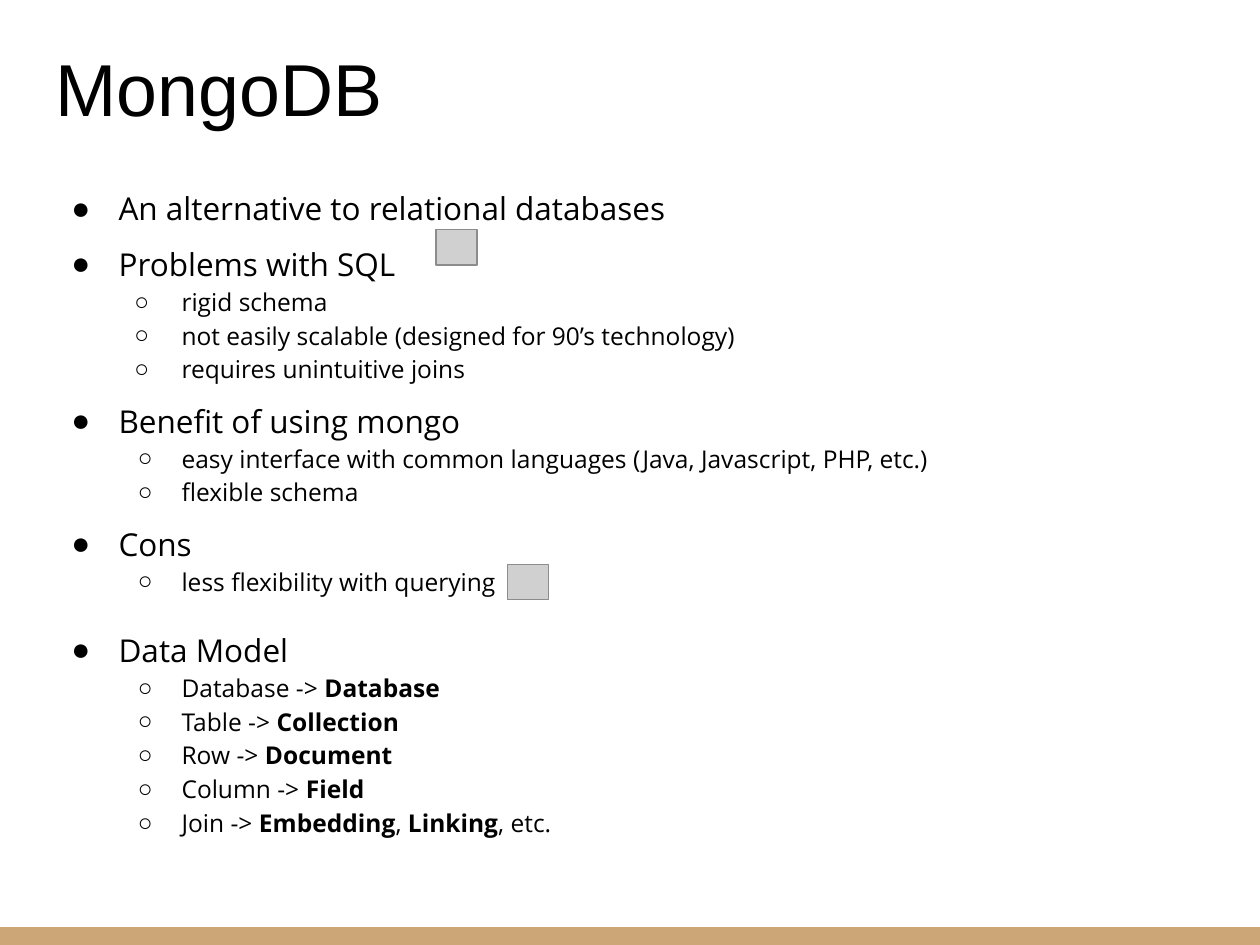
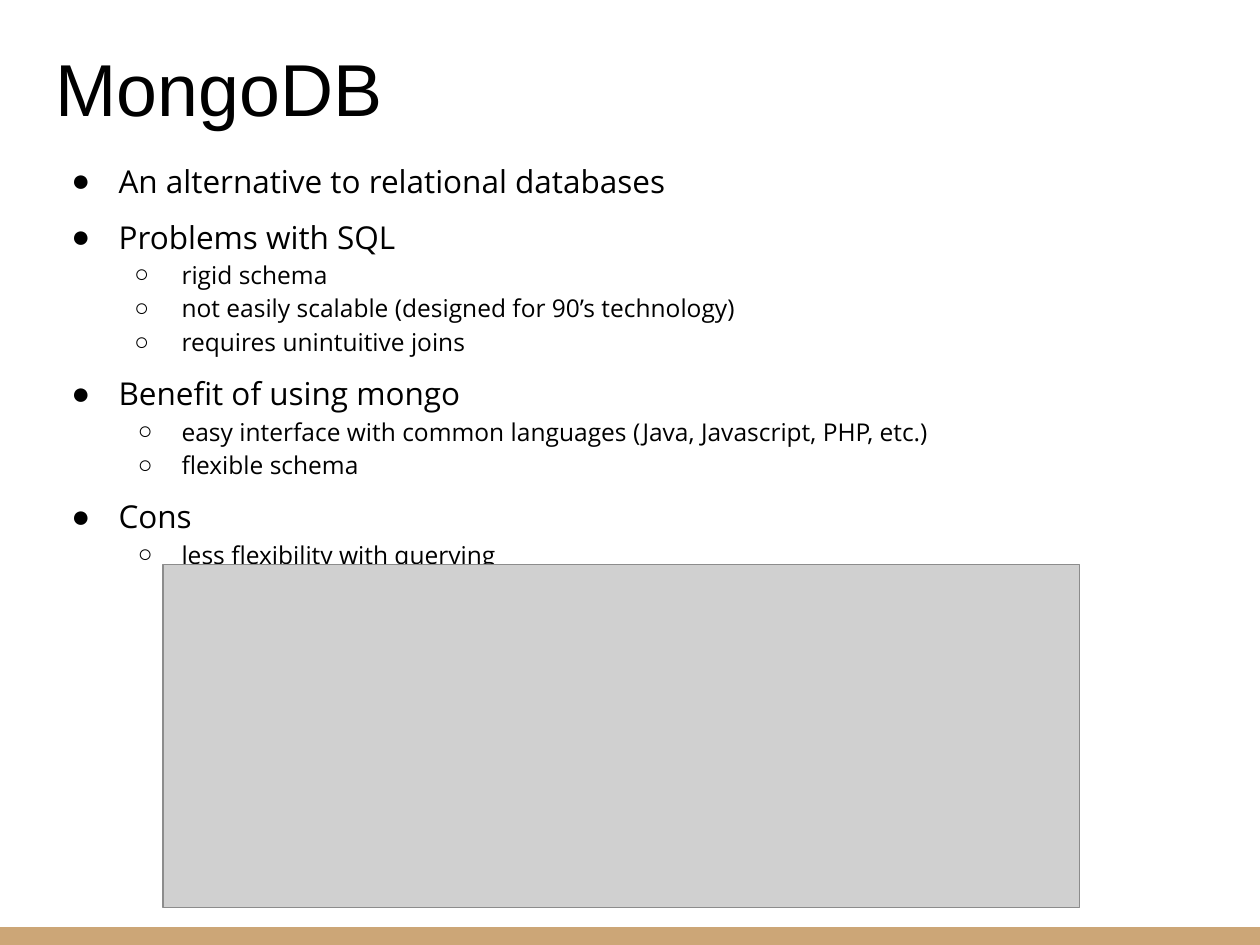
Before and after one commit to riccardoberta/makers, a slide deck: slide 3 of 09 - Persisting Data/slides.pptx. Drawn at 1260x945 pixels with LibreOffice and Linux fonts; fonts in the diff are those of the drawing; grey boxes stand for pictures. Boxes give left, top, right and bottom in pixels: in the first picture for what was removed or moved away, otherwise in the second. Text is boxed around its words. In the diff, an @@ line names an element or a change of style, - is before the commit and + after.

Commit message:
Persisting Data revised

```diff
--- a/09 - Persisting Data/slides.pptx
+++ b/09 - Persisting Data/slides.pptx
@@ text "An alternative to relational databases": place and size @@
-text "An alternative to relational databases" at [119,196,928,838]
+text "An alternative to relational databases" at [119,169,928,570]
@@ picture removed at [436,229,476,265] @@
@@ picture added at [163,564,1079,907] @@
@@ picture removed at [508,564,548,600] @@
@@ text at [119,638,552,838]: paragraphs removed @@
-● Data Model
-  ○ Database -> Database
-  ○ Table -> Collection
-  ○ Row -> Document
-  ○ Column -> Field
-  ○ Join -> Embedding, Linking, etc.
```
Also in this commit, not shown: 17 other slides changed, 1 slide removed, 36 other files.
